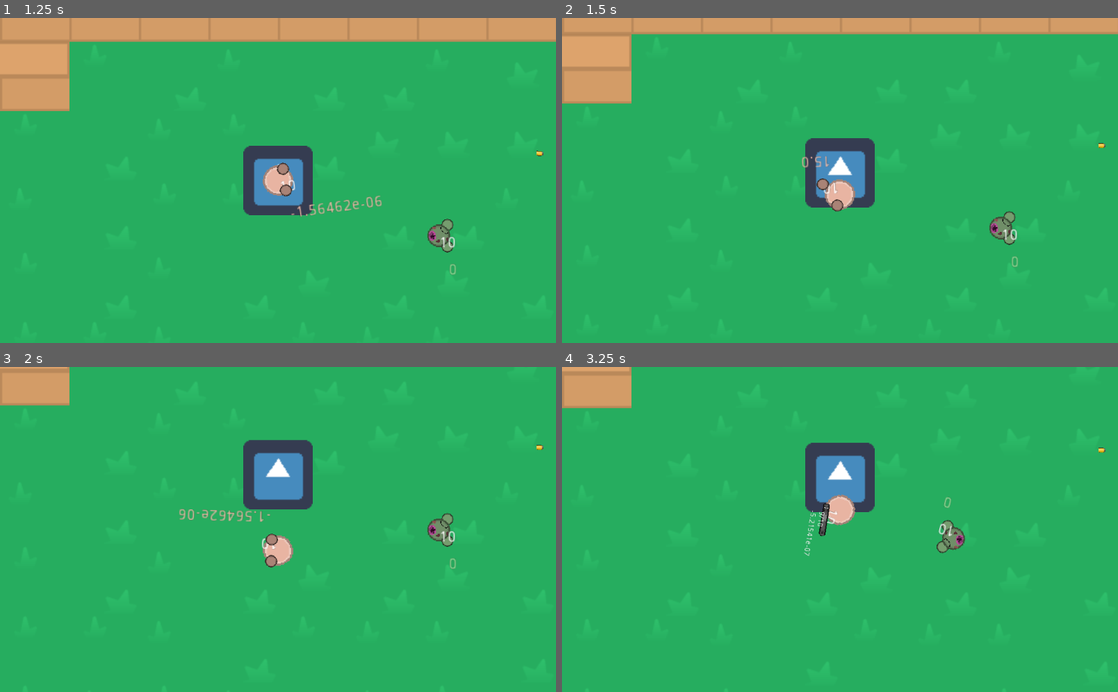
Above: before the commit, frames 1-4 (two rows, left to right).
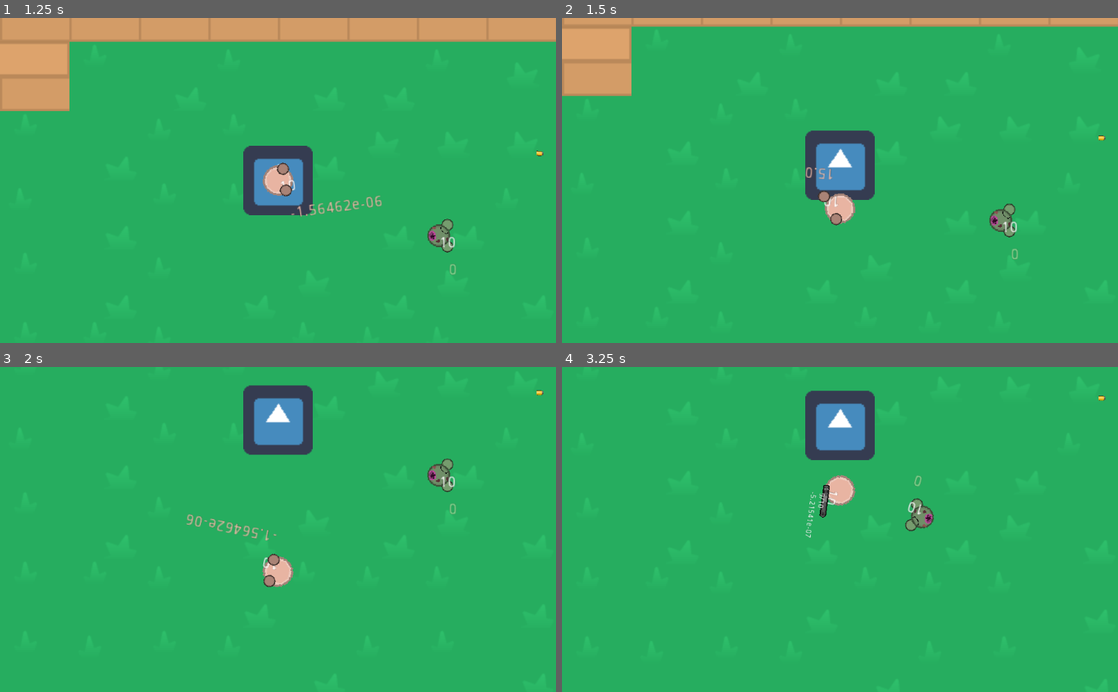
Above: after the commit, the same moments.

Repository: Panda248/Hu-Yang-Yoyale
Game: Godot game, scene res://World.tscn
The game is run twice, just before and just after one commit, with the same random seed, the same clock (stepped at 60 frames per second) and the same inputs. The engine's default icon, where the game draws it, is replaced by a stand-in: a white triangle on a blue panel in a dark square.
Inputs (mouse positions are in pixels of both pictures, inside the frame that each line leads up to):
- Up to frame 1 (1.25 s): tap Enter at 0.5 s; move the mouse to (400, 164) at 0.52 s; hold E (game_switch_weapon_right) from 0.53 s (still down); click (400, 164) at 0.6 s
- Up to frame 2 (1.5 s): tap Space at 1.25 s; move the mouse to (728, 196) at 1.27 s; release E (game_switch_weapon_right) at 1.28 s; hold Down (ui_down) from 1.28 s (still down); right-click (728, 196) at 1.35 s
- Up to frame 3 (2 s): keep holding Down (ui_down)
- Up to frame 4 (3.25 s): move the mouse to (895, 458) at 2.02 s; release Down (ui_down) at 2.03 s; hold E (game_switch_weapon_right) 2.03-2.78 s; click (895, 458) at 2.1 s; move the mouse to (812, 594) at 2.77 s; hold Up (ui_up) from 2.78 s (still down); right-click (812, 594) at 2.85 s

Frame 1 is identical in both runs. In frame 2, 5.8% of the frame differs, in the area x 0-100%, y 2-77%; in frame 3, 7.9%, in the area x 0-98%, y 0-68%; in frame 4, 7.0%.

Commit message:
changed move_and_slide to incorporate delta

Diff:
--- a/World.tscn
+++ b/World.tscn
@@ -126,8 +126,10 @@
 
 [node name="Enemy" parent="." instance=ExtResource( 1 )]
 position = Vector2( 148, 51 )
+velocity = 100
 
 [node name="Player" parent="." instance=ExtResource( 2 )]
+velocity = 200
 
 [node name="Bullet" parent="." instance=ExtResource( 4 )]
 position = Vector2( 241, -25 )
--- a/scripts/Enemy.gd
+++ b/scripts/Enemy.gd
@@ -47,11 +47,11 @@
 
 func _chase(delta):
 	look_at(player.position)
-	motion = move_and_slide((player.position - position).normalized() * velocity)
+	motion = move_and_slide((player.position - position).normalized() * velocity * delta*60)
 	pass
 func _investigate(delta):
 	look_at(destination)
-	motion = move_and_slide((destination - position).normalized() * velocity)
+	motion = move_and_slide((destination - position).normalized() * velocity * delta*60)
 	if position.distance_to(destination) < 10:
 		state = IDLE
 	pass
--- a/scripts/Player.gd
+++ b/scripts/Player.gd
@@ -26,7 +26,7 @@
 	input_action()
 
 	direction = direction.normalized();
-	move_and_slide(direction * velocity);
+	move_and_slide(direction * velocity * delta*60);
 	pass
 
 func input_movement():
